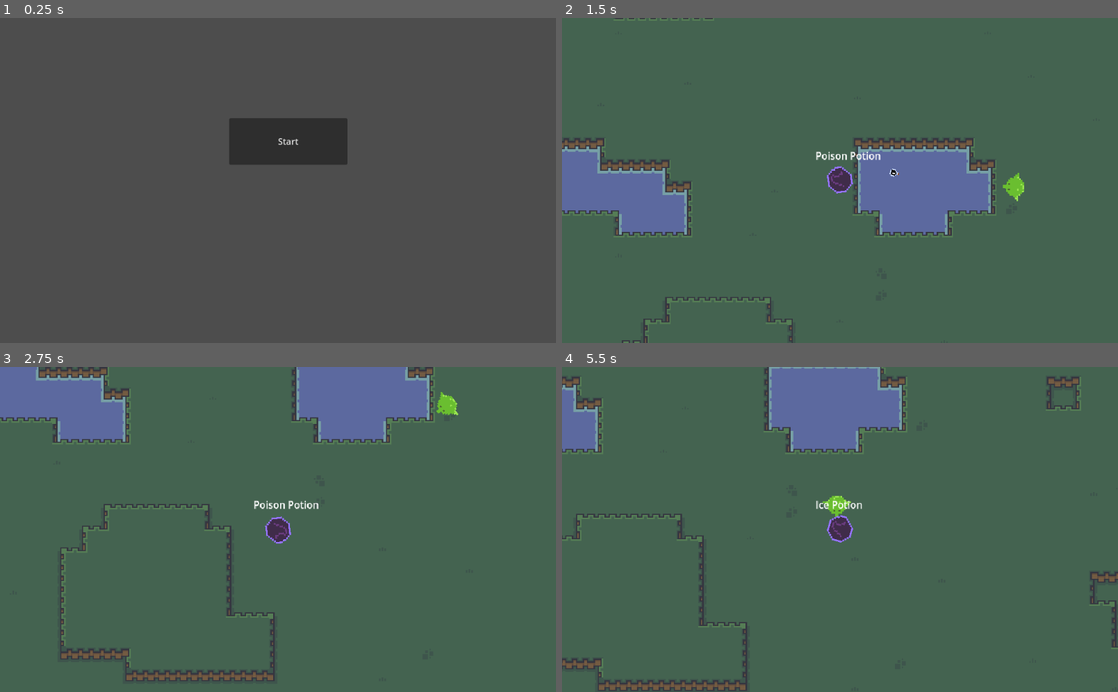
Above: before the commit, frames 1-4 (two rows, left to right).
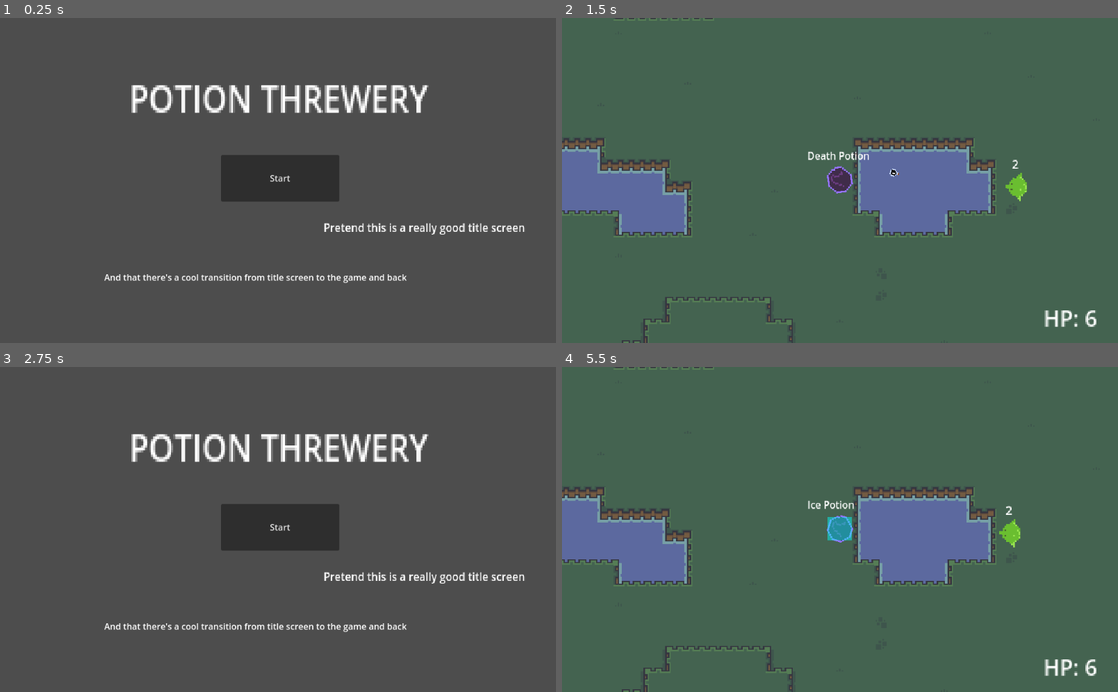
Above: after the commit, the same moments.

Repository: Asimile/PotionThrewery
Game: Godot game, scene res://Scenes/title_screen.tscn
Two runs of this game, one before a commit and one after it. Both use one fixed random seed, a clock stepped at 60 frames per second and the inputs below.
Inputs (mouse positions are in pixels of both pictures, inside the frame that each line leads up to):
- Up to frame 1 (0.25 s): no input
- Up to frame 2 (1.5 s): click "Start" at 0.5 s; move the mouse to (962, 164) at 1.27 s; hold D (move_right) from 1.28 s (still down); right-click (962, 164) at 1.35 s
- Up to frame 3 (2.75 s): move the mouse to (166, 545) at 2.02 s; release D (move_right) at 2.03 s; hold S (move_down) from 2.03 s (still down); right-click (166, 545) at 2.1 s
- Up to frame 4 (5.5 s): release S (move_down) at 2.75 s; click (840, 526) at 2.75 s, where only the run after the commit has a clickable "Start"; move the mouse to (895, 458) at 3.52 s; hold D (move_right) 3.53-4.28 s; click (895, 458) at 3.6 s; right-click (895, 458) at 3.8 s; move the mouse to (812, 594) at 4.27 s; hold W (move_up) 4.28-5.03 s; right-click (812, 594) at 4.35 s; move the mouse to (1006, 578) at 5.02 s; hold A (move_left) from 5.03 s (still down); right-click (1006, 578) at 5.1 s

The runs differ from the first frame. In frame 1, 8.3% of the frame differs, in the area x 18-95%, y 20-82%; in frame 2, 0.6%; in frame 3, 17%; in frame 4, 22%, in the area x 0-100%, y 0-100%.

Commit message:
Final build before jam upload
Had to cut some potions, but got status effects like ice and shadow working.

Gave some visual indicators of status effects and enemy hp.

Add some labels to title screen.

Diff:
--- a/Code/enemy.gd
+++ b/Code/enemy.gd
@@ -3,18 +3,24 @@
 var move_speed: float = 40.0
 var enemy_health: int = 2
 
+@onready var ENEMY_SPRITE = $EnemySprite
 @onready var SPEED_TIMER = $SpeedTimer
 @onready var SHADOW_TIMER = $ShadowTimer
 @onready var ICE_TIMER = $IceTimer
+@onready var ICE_RECT = $IceRect
+@onready var SHADOW_RECT = $EnemySprite/ShadowRect
+@onready var ENEMY_HEALTH = $EnemyHealth
 
 func _physics_process(delta):
 	var player = get_parent().get_node("Player")
 
-	look_at(player.global_position)
+	ENEMY_SPRITE.look_at(player.global_position)
 
 	velocity = ((player.global_position - global_position).normalized()) * move_speed
 
 	move_and_slide()
+
+	ENEMY_HEALTH.text = str(enemy_health)
 
 	if enemy_health <= 0:
 		die()
@@ -26,31 +32,27 @@
 			# Health potion
 			enemy_health += 1
 		1:
-			# Fire potion
-			pass
-		2:
 			# Damage potion
 			enemy_health -= 1
-		3:
+		2:
 			# Water potion
 			pass
-		4:
+		3:
 			# Speed potion
 			move_speed += 20
 			SPEED_TIMER.start()
-		5:
-			# Poison potion
-			pass
-		6:
+		4:
 			# Death potion
 			die()
-		7:
+		5:
 			# Shadow potion
 			collision_layer = (0 << 4)
+			SHADOW_RECT.visible = true
 			SHADOW_TIMER.start()
-		8:
+		6:
 			# Ice potion
 			move_speed = 0
+			ICE_RECT.visible = true
 			ICE_TIMER.start()
 		_:
 			pass
@@ -76,6 +78,8 @@
 
 func _on_shadow_timer_timeout():
 	collision_layer = (1 << 4)
+	SHADOW_RECT.visible = false
 
 func _on_ice_timer_timeout():
 	move_speed = 40
+	ICE_RECT.visible = false
--- a/Code/player.gd
+++ b/Code/player.gd
@@ -1,24 +1,26 @@
 extends CharacterBody2D
 
 var INPUT_VECTOR = Vector2(0, 0)
-var move_speed: float = 150.0
+var move_speed: int = 150
 var health: int = 6
 var next_potion: potions
 var dead: bool = false
 
-enum potions {HEALING, DAMAGE, FIRE, WATER, SPEED, POISON, DEATH, SHADOW, ICE}
-@export var potions_names = {potions.HEALING: "Healing", potions.FIRE: "Fire", potions.DAMAGE: "Damage",
-potions.WATER: "Water", potions.SPEED: "Speed", potions.POISON: "Poison", potions.DEATH: "Death",
-potions.SHADOW: "Shadow", potions.ICE: "Ice"}
+enum potions {HEALING, DAMAGE, WATER, SPEED, DEATH, SHADOW, ICE}
+@export var potions_names = {potions.HEALING: "Healing", potions.DAMAGE: "Damage", potions.WATER: "Water",
+potions.SPEED: "Speed", potions.DEATH: "Death", potions.SHADOW: "Shadow", potions.ICE: "Ice"}
 
 @export var Potion :PackedScene
 
 @onready var PLAYER_SPRITE = $PlayerSprite
 @onready var THROW_POSITION = $PlayerSprite/ThrowPosition
-@onready var SPEED_TIMER = $SpeedTimer
-@onready var SHADOW_TIMER = $ShadowTimer
-@onready var ICE_TIMER = $IceTimer
+@onready var SPEED_TIMER = $Timers/SpeedTimer
+@onready var SHADOW_TIMER = $Timers/ShadowTimer
+@onready var ICE_TIMER = $Timers/IceTimer
 @onready var POTION_LABEL = $PotionLabel
+@onready var HP_LABEL = $HPLabel
+@onready var ICE_RECT = $IceRect
+@onready var SHADOW_RECT = $PlayerSprite/ShadowRect
 
 func _ready():
 	pick_random_potion()
@@ -35,22 +37,22 @@
 	INPUT_VECTOR.y = Input.get_action_strength("move_down") - Input.get_action_strength("move_up")
 
 
-	velocity = INPUT_VECTOR * move_speed
+	velocity = INPUT_VECTOR.normalized() * move_speed
 
 	#print(INPUT_VECTOR)
 
 	move_and_slide()
 	PLAYER_SPRITE.look_at(get_global_mouse_position())
+	HP_LABEL.text = "HP: " + str(health)
+
+	if health <= 0:
+		die()
 
 func hit_by_enemy(direction: Vector2):
 	health -= 1
 	print(health)
 	velocity += direction * 1000
 	move_and_slide()
-	if health <= 0:
-		if !dead:
-			dead = true
-			die()
 
 # https://www.youtube.com/watch?v=ggt05fCiH7M&list=PLpwc3ughKbZexDyPexHN2MXLliKAovkpl&index=3
 func throw_potion():
@@ -74,6 +76,7 @@
 	var target = get_global_mouse_position()
 	var direction_to_mouse = potion_instance.global_position.direction_to(target).normalized()
 	potion_instance.set_direction(direction_to_mouse)
+	potion_instance.potion_type = next_potion
 	# Picks a new random potion
 	pick_random_potion()
 
@@ -86,37 +89,33 @@
 
 
 func handle_potion_hit(potion_type):
-	print("Enemy hit!")
+	print("Player drank!")
 	match potion_type:
 		0:
 			# Health potion
 			health += 1
 		1:
-			# Fire potion
-			pass
-		2:
 			# Damage potion
 			health -= 1
-		3:
+		2:
 			# Water potion
 			pass
+		3:
+			# Speed potion
+			move_speed += 30
+			SPEED_TIMER.start()
 		4:
-			# Speed potion
-			move_speed += 20
-			SPEED_TIMER.start()
-		5:
-			# Poison potion
-			pass
-		6:
 			# Death potion
 			die()
-		7:
+		5:
 			# Shadow potion
 			collision_layer = (0 << 0)
+			SHADOW_RECT.visible = true
 			SHADOW_TIMER.start()
-		8:
+		6:
 			# Ice potion
 			move_speed = 0
+			ICE_RECT.visible = true
 			ICE_TIMER.start()
 		_:
 			pass
@@ -126,11 +125,15 @@
 
 
 func _on_speed_timer_timeout():
-	move_speed -= 20
+	move_speed -= 30
+	print("Player speed ended")
 
 func _on_shadow_timer_timeout():
 	collision_layer = (1 << 0)
-
+	SHADOW_RECT.visible = false
+	print("Player shadow ended")
 
 func _on_ice_timer_timeout():
 	move_speed = 150
+	ICE_RECT.visible = false
+	print("Player ice ended")
--- a/Scenes/enemy.tscn
+++ b/Scenes/enemy.tscn
@@ -24,11 +24,20 @@
 scale = Vector2(1.3, 1.3)
 texture = ExtResource("2_siaye")
 
-[node name="EnemyHurtbox" type="Area2D" parent="."]
-position = Vector2(9, 0)
+[node name="ShadowRect" type="ColorRect" parent="EnemySprite"]
+visible = false
+offset_left = -6.0
+offset_top = -6.0
+offset_right = 5.0
+offset_bottom = 6.0
+color = Color(0.690196, 0.00392157, 0.964706, 0.345098)
+
+[node name="EnemyHurtbox" type="Area2D" parent="EnemySprite"]
+position = Vector2(6.15385, 0)
+scale = Vector2(0.769231, 0.769231)
 collision_layer = 32
 
-[node name="EnemyHurtboxShape" type="CollisionShape2D" parent="EnemyHurtbox"]
+[node name="EnemyHurtboxShape" type="CollisionShape2D" parent="EnemySprite/EnemyHurtbox"]
 position = Vector2(0.5, 0)
 shape = SubResource("RectangleShape2D_r3ruv")
 debug_color = Color(0.996078, 0, 0.184314, 0.419608)
@@ -43,7 +52,7 @@
 debug_color = Color(0.537255, 0.568627, 0, 0.419608)
 
 [node name="SpeedTimer" type="Timer" parent="."]
-wait_time = 4.0
+wait_time = 3.0
 one_shot = true
 
 [node name="ShadowTimer" type="Timer" parent="."]
@@ -54,7 +63,22 @@
 wait_time = 2.0
 one_shot = true
 
-[connection signal="body_entered" from="EnemyHurtbox" to="." method="_on_enemy_hurtbox_body_entered"]
+[node name="IceRect" type="ColorRect" parent="."]
+visible = false
+offset_left = -7.0
+offset_top = -7.0
+offset_right = 6.0
+offset_bottom = 7.0
+color = Color(0, 1, 1, 0.345098)
+
+[node name="EnemyHealth" type="Label" parent="."]
+offset_left = -2.0
+offset_top = -23.0
+offset_right = 38.0
+scale = Vector2(0.52913, 0.529396)
+text = "2"
+
+[connection signal="body_entered" from="EnemySprite/EnemyHurtbox" to="." method="_on_enemy_hurtbox_body_entered"]
 [connection signal="body_entered" from="SpawnCheck" to="." method="_on_spawn_check_body_entered"]
 [connection signal="timeout" from="SpeedTimer" to="." method="_on_speed_timer_timeout"]
 [connection signal="timeout" from="ShadowTimer" to="." method="_on_shadow_timer_timeout"]
--- a/Scenes/player.tscn
+++ b/Scenes/player.tscn
@@ -28,6 +28,14 @@
 position = Vector2(4.61538, 0)
 scale = Vector2(0.769231, 0.769231)
 
+[node name="ShadowRect" type="ColorRect" parent="PlayerSprite"]
+visible = false
+offset_left = -6.0
+offset_top = -7.0
+offset_right = 6.0
+offset_bottom = 6.0
+color = Color(0.690196, 0.00392157, 0.964706, 0.262745)
+
 [node name="PlayerWallCollision" type="CollisionShape2D" parent="."]
 scale = Vector2(0.95, 0.95)
 shape = SubResource("CircleShape2D_iwqck")
@@ -53,26 +61,43 @@
 scale = Vector2(5, 5)
 texture = ExtResource("6_0jy24")
 
-[node name="SpeedTimer" type="Timer" parent="."]
-wait_time = 4.0
-one_shot = true
-
-[node name="ShadowTimer" type="Timer" parent="."]
-wait_time = 3.0
-one_shot = true
-
-[node name="IceTimer" type="Timer" parent="."]
-one_shot = true
-
 [node name="PotionLabel" type="Label" parent="."]
-offset_left = -18.0
+offset_left = -24.0
 offset_top = -24.0
-offset_right = 39.0
+offset_right = 33.0
 offset_bottom = -1.0
 scale = Vector2(0.452151, 0.47868)
 text = "sample"
 horizontal_alignment = 1
 
-[connection signal="timeout" from="SpeedTimer" to="." method="_on_speed_timer_timeout"]
-[connection signal="timeout" from="ShadowTimer" to="." method="_on_shadow_timer_timeout"]
-[connection signal="timeout" from="IceTimer" to="." method="_on_ice_timer_timeout"]
+[node name="HPLabel" type="Label" parent="."]
+offset_left = 150.0
+offset_top = 90.0
+offset_right = 220.0
+offset_bottom = 113.0
+text = "HP: 6"
+
+[node name="Timers" type="Node" parent="."]
+
+[node name="IceTimer" type="Timer" parent="Timers"]
+one_shot = true
+
+[node name="ShadowTimer" type="Timer" parent="Timers"]
+wait_time = 3.0
+one_shot = true
+
+[node name="SpeedTimer" type="Timer" parent="Timers"]
+wait_time = 4.0
+one_shot = true
+
+[node name="IceRect" type="ColorRect" parent="."]
+visible = false
+offset_left = -9.0
+offset_top = -9.0
+offset_right = 9.0
+offset_bottom = 8.0
+color = Color(0, 1, 1, 0.462745)
+
+[connection signal="timeout" from="Timers/IceTimer" to="." method="_on_ice_timer_timeout"]
+[connection signal="timeout" from="Timers/ShadowTimer" to="." method="_on_shadow_timer_timeout"]
+[connection signal="timeout" from="Timers/SpeedTimer" to="." method="_on_speed_timer_timeout"]
--- a/Scenes/title_screen.tscn
+++ b/Scenes/title_screen.tscn
@@ -13,10 +13,36 @@
 
 [node name="StartButton" type="Button" parent="."]
 layout_mode = 0
-offset_left = 422.0
-offset_top = 185.0
-offset_right = 640.0
-offset_bottom = 271.0
+offset_left = 407.0
+offset_top = 253.0
+offset_right = 625.0
+offset_bottom = 339.0
 text = "Start"
 
+[node name="Title" type="Label" parent="."]
+layout_mode = 0
+offset_left = 238.0
+offset_top = 99.0
+offset_right = 393.0
+offset_bottom = 131.0
+scale = Vector2(3.67665, 4.20109)
+text = "POTION THREWERY"
+
+[node name="Label" type="Label" parent="."]
+layout_mode = 0
+offset_left = 596.0
+offset_top = 371.0
+offset_right = 901.0
+offset_bottom = 394.0
+scale = Vector2(1.21875, 1.33575)
+text = "Pretend this is a really good title screen"
+
+[node name="Label2" type="Label" parent="."]
+layout_mode = 0
+offset_left = 192.0
+offset_top = 467.0
+offset_right = 232.0
+offset_bottom = 490.0
+text = "And that there's a cool transition from title screen to the game and back"
+
 [connection signal="pressed" from="StartButton" to="." method="_on_start_button_pressed"]
